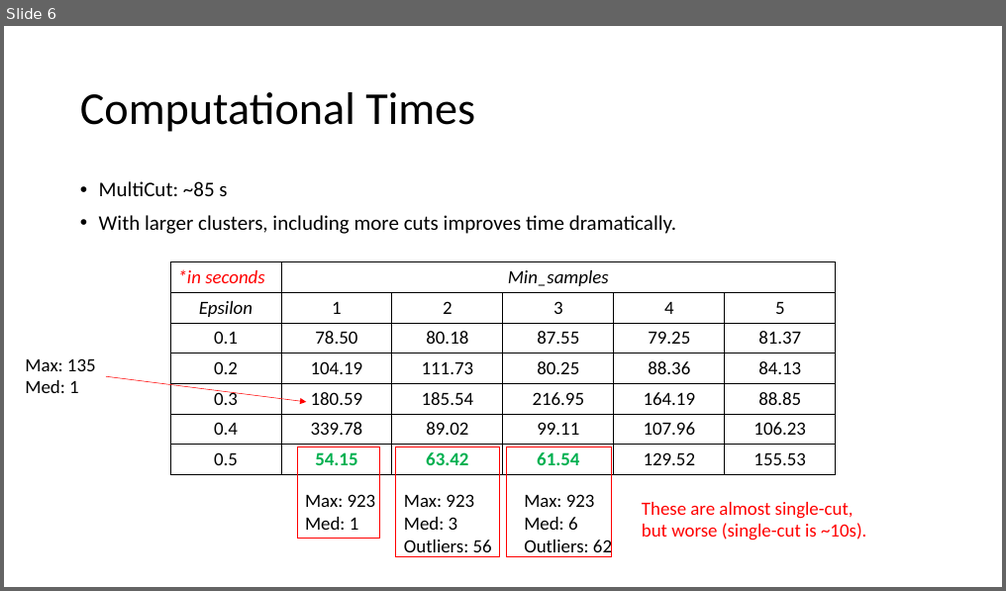
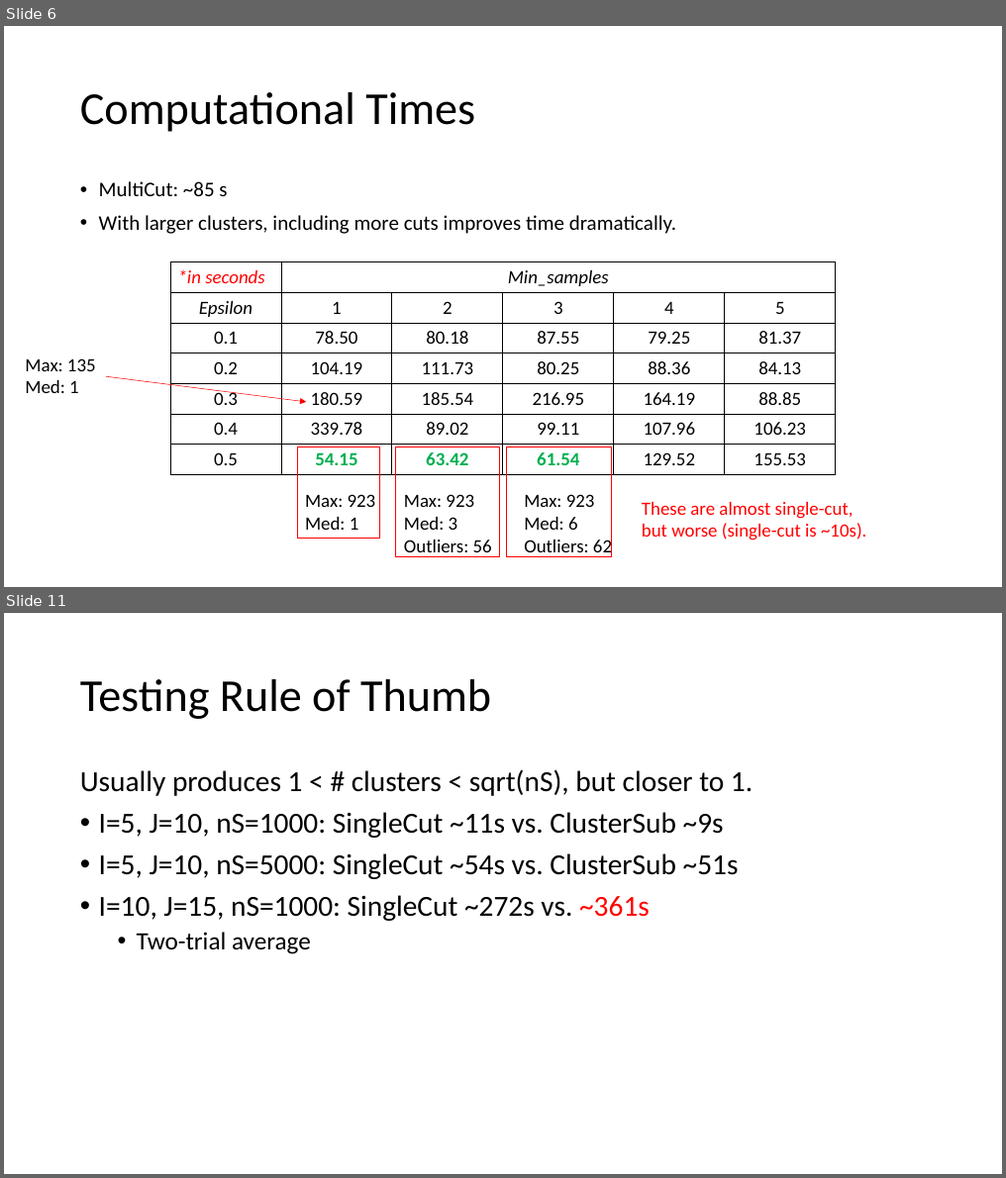
Before and after one commit to parkjan4/SPRO_project, a slide deck: preliminary_results.pptx. Shown one above the other, each under a label of ours: slide 6 before the commit, slides 6 and 11 after it; the slides between them are not shown. The pictures are 1006x591 and 1006x1178 pixels, drawn with LibreOffice and Linux fonts; fonts in the diff are those of the drawing. Boxes give left, top, right and bottom in pixels: in the first picture for what was removed or moved away, otherwise in the second. Text is boxed around its words. In the diff, an @@ line names an element or a change of style, - is before the commit and + after.

```diff
--- a/preliminary_results.pptx
+++ b/preliminary_results.pptx
@@ slide 11 added at bbox=[4, 613, 1002, 1174], background #FFFFFF @@
@@ title added at bbox=[80, 679, 491, 719], 44 pt, text #000000 @@
+Testing Rule of Thumb
@@ text added at bbox=[80, 769, 752, 955], 28 pt, text #000000 @@
+Usually produces 1 < # clusters < sqrt(nS), but closer to 1.
+• I=5, J=10, nS=1000: SingleCut ~11s vs. ClusterSub ~9s
+• I=5, J=10, nS=5000: SingleCut ~54s vs. ClusterSub ~51s
+• I=10, J=15, nS=1000: SingleCut ~272s vs. ~361s
+  • Two-trial average
```
Also in this commit, not shown: 10 other slides added, 6 other files.
